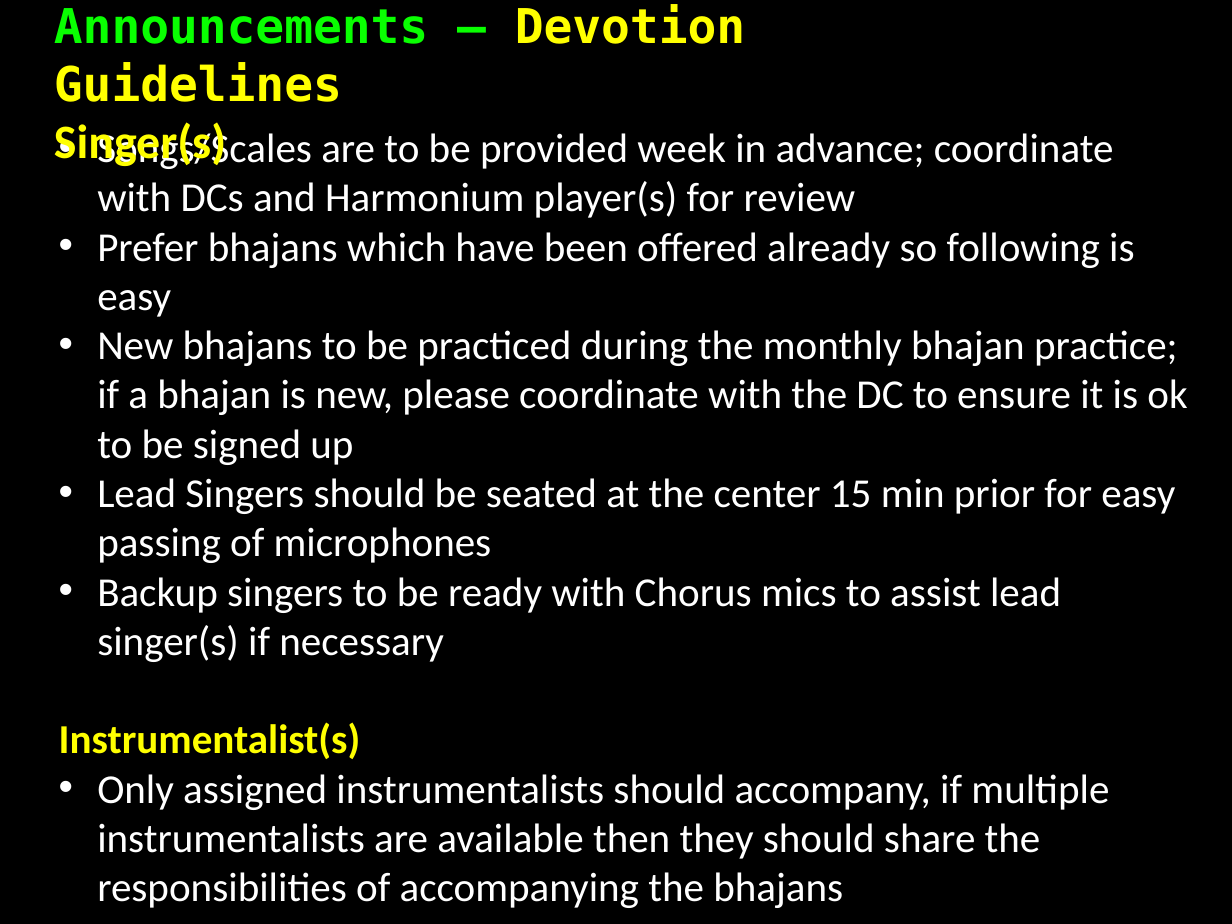
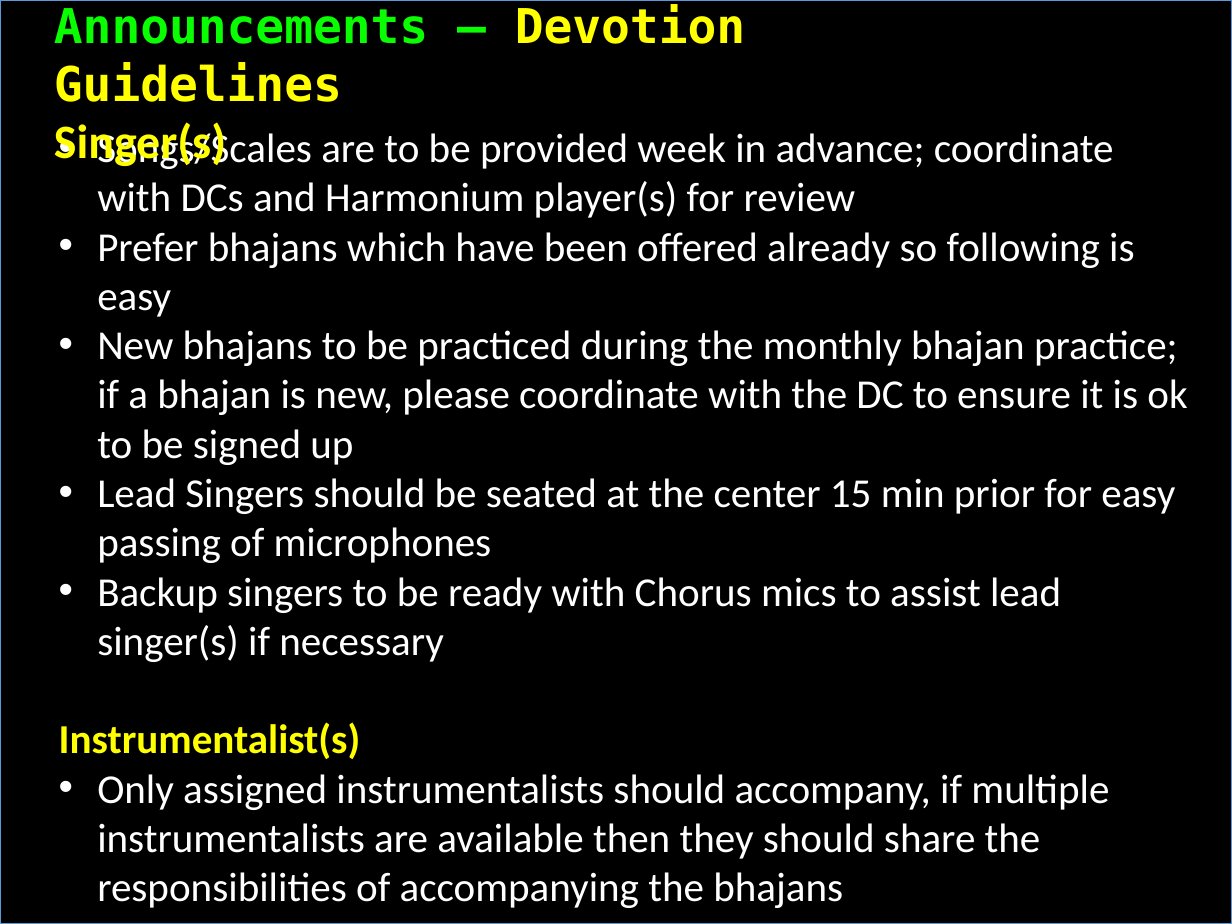
Before and after one commit to rkanadam/saibhajanmaker, a slide deck: slide 25 of WebContent/WEB-INF/templates/Peninsula/postfix.pptx. Drawn at 1232x924 pixels with LibreOffice and Linux fonts; fonts in the diff are those of the drawing. Boxes give left, top, right and bottom in pixels: in the first picture for what was removed or moved away, otherwise in the second. Text is boxed around its words. In the diff, an @@ line names an element or a change of style, - is before the commit and + after.

```diff
--- a/WebContent/WEB-INF/templates/Peninsula/postfix.pptx
+++ b/WebContent/WEB-INF/templates/Peninsula/postfix.pptx
@@ background #000000 to #E2F0D9 @@
@@ rectangle added at [0,0,1232,924], fill #000000, outline #5B9BD5 0.5 pt @@
```
Also in this commit, not shown: 7 other slides changed, 3 other files.
